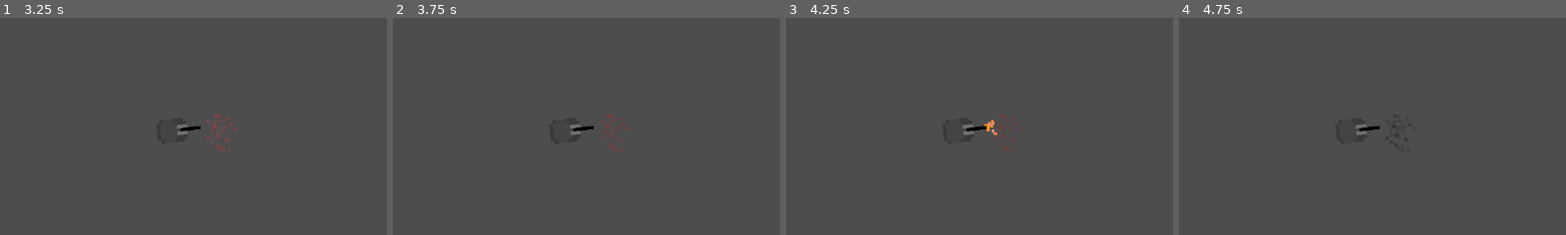
Above: before the commit, frames 1-4 (left to right).
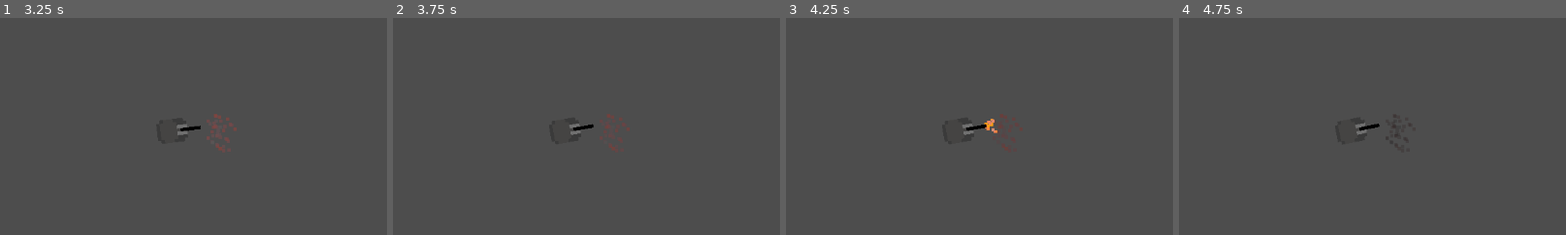
Above: after the commit, the same moments.

Repository: ObfuscatedOwl/bote-game
Game: Godot game, scene res://scenes/gun.tscn
Two runs of this game, one before a commit and one after it. Both use one fixed random seed, a clock stepped at 60 frames per second and the inputs below. This scene is started directly instead of the project's main scene.
Inputs (mouse positions are % of the whole screen's width and height, from its top left):
- Up to frame 1 (3.25 s): tap Enter (runRotor) at 0.5, 2 s; move the mouse to (72, 45) at 0.52 s; hold Right (ui_right) 0.53-1.25 s; tap A (A) at 0.6, 2.1 s; click (72, 45) at 0.67 s; tap S (S) at 0.8, 2.3 s; tap Space at 1.25, 2.75 s; drag from (30, 55) to (45, 70) at 1.27 s; move the mouse to (60, 28) at 2.02 s; hold Right (ui_right) 2.03-2.75 s; drag from (45, 70) to (20, 35) at 2.77 s
- Up to frame 2 (3.75 s): tap Enter (runRotor) at 3.5 s; move the mouse to (80, 65) at 3.52 s; hold Left (ui_left) from 3.53 s (still down); tap S (S) at 3.6 s
- Up to frame 3 (4.25 s): keep holding Left (ui_left)
- Up to frame 4 (4.75 s): release Left (ui_left) at 4.25 s; tap Space at 4.25 s; drag from (20, 35) to (35, 25) at 4.27 s
The pictures show only the part of the screen within x 28-78%, y 24-74%; the shares and areas given below are measured in that part.

Frame 1 is identical in both runs. In frame 2, less than 0.1% of the frame differs, in the area x 45-52%, y 48-55%; in frame 3, 0.2%, in the area x 45-55%, y 46-55%; in frame 4, 0.1%.
Error in both runs: Invalid call. Nonexistent function 'add_child' in base 'Nil'. (res://scripts/turret.gd:67)

Commit message:
the solution to gun

Diff:
--- a/bote game/scripts/turret.gd
+++ b/bote game/scripts/turret.gd
@@ -48,9 +48,9 @@
 	var movedTarget = relativeTarget
 
 	for adjustment in range(adjustmentIterations):
-		if inRange(movedTarget.length()):
-			movedTarget = relativeTarget + relativeTargetVelocity * timeToStrike(movedTarget.length())
-
+		movedTarget = relativeTarget + relativeTargetVelocity * timeToStrike(movedTarget.length())
+	if not inRange(movedTarget.length()):
+		movedTarget = relativeTarget
 
 	adjustedTarget = movedTarget
 
